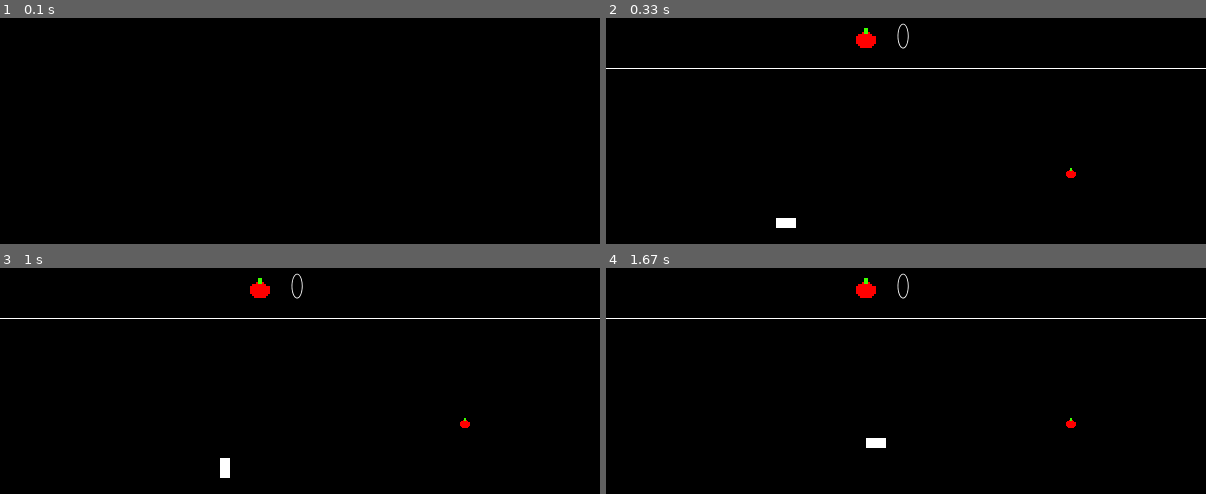
Above: before the commit, frames 1-4 (two rows, left to right).
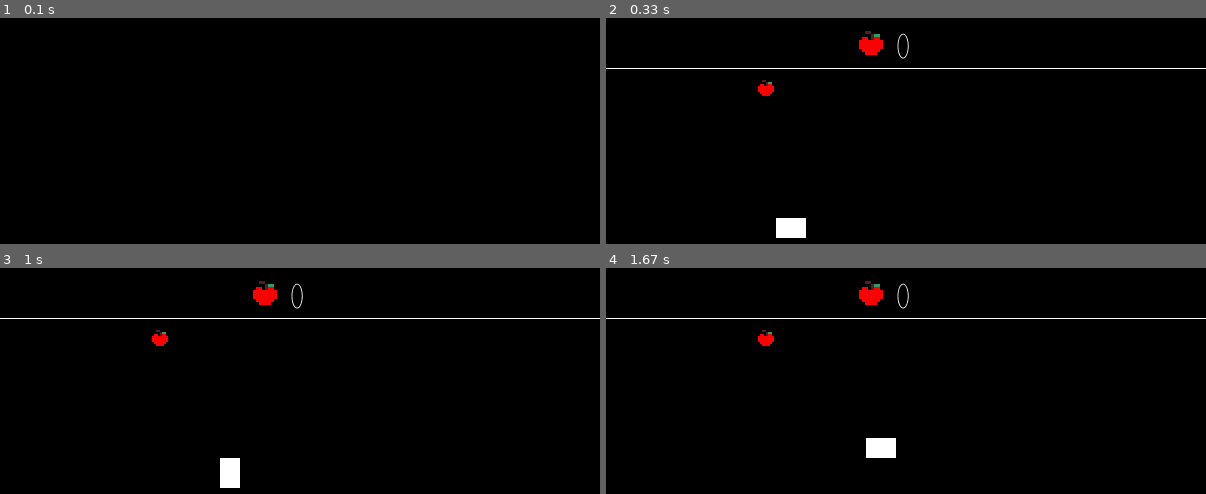
Above: after the commit, the same moments.

Repository: LUDUSLab/stem-games
Game: pygame game, started from gabi.breval/snake/snake.py
Same seed, same stepped clock (60 frames per second), same inputs: the game is played once before the commit and once after it.
Inputs:
- Up to frame 1 (0.1 s): no input
- Up to frame 2 (0.33 s): no input
- Up to frame 3 (1 s): hold Right 0.33-0.8 s; hold Up from 0.83 s (still down)
- Up to frame 4 (1.67 s): release Up at 1.13 s; hold Right 1.17-1.63 s

Frame 1 is identical in both runs. In frame 2, 0.9% of the frame differs, in the area x 25-79%, y 2-98%; in frame 3, 0.9%; in frame 4, 0.9%.

Commit message:
Adding exceptions

Diff:
--- a/gabi.breval/snake/snake.py
+++ b/gabi.breval/snake/snake.py
@@ -1,15 +1,15 @@
 import pygame
 import random
 from pygame.locals import *
+from tkinter.messagebox import showinfo
 
 WIDTH = 600
 HEIGHT = 600
-grid_size = 10
+grid_size = 20
 
 pygame.init()
 screen = pygame.display.set_mode((WIDTH, HEIGHT))  # width, height, we are matrices
 pygame.display.set_caption('Snake')
-
 
 # Colors
 light_grey = (200, 200, 200)
@@ -19,19 +19,19 @@
 GREEN = (0, 255, 0)
 RED = (255, 0, 0)
 
-
 # score text
 score_font = pygame.font.Font('C:/Users/55929/Documents/STEM/stem-games/gabi.breval/snake/assets/gabi.brevalFont.otf',
                               35)
 score_text = score_font.render(' 0', True, COLOR_WHITE, COLOR_BLACK)
 score_text_rect = score_text.get_rect()
-score_text_rect.center = (WIDTH / 2, 20)
+score_text_rect.center = (WIDTH / 2, 30)
 score = 0
 
 
 def on_grid_random():
     x = random.randint(0, 590)
     y = random.randint(55, 590)
+
     return x // 10 * 10, y // 10 * 10
 
 
@@ -55,18 +55,20 @@
 '''
 
 # Snake
-snake_head = pygame.image.load('C:/Users/55929/Documents/STEM/stem-games/gabi.breval/snake/assets/snake_head_gabi.breval.png')
-snake = [(200, 200), (210, 200), (220, 200)]  # every sequence is a tuple
+snake_head = pygame.image.load('C:/Users/55929/Documents/STEM/stem-games/gabi.breval/snake/assets/'
+                               'snake_head_gabi.breval.png')
+snake = [(200, 200), (220, 200), (240, 200)]  # every sequence is a tuple
 snake_skin = pygame.Surface((grid_size, grid_size))
 snake_skin.fill((255, 255, 255))  # color
 
 # Apple
 apple_1_score = pygame.image.load('C:/Users/55929/Documents/STEM/stem-games/gabi.breval/snake/assets/'
                                   'gabi.breval.maca.png')
-apple_1_score = pygame.transform.scale(apple_1_score, [20, 20])
+apple_1_score = pygame.transform.scale(apple_1_score, [30, 30])
 apple_1_score_y = 10
 apple_food = pygame.image.load('C:/Users/55929/Documents/STEM/stem-games/gabi.breval/snake/assets/'
-                                  'gabi.breval.maca.png')
+                               'gabi.breval.maca.png')
+apple_food = pygame.transform.scale(apple_food, [20, 20])
 apple_food_pos = on_grid_random()
 '''
 apple = pygame.Surface((grid_size, grid_size))
@@ -105,7 +107,7 @@
     if my_direction == LEFT:  # shakes the snake´s head
         snake[0] = (snake[0][0] - 10, snake[0][1])
 
-    if collision(snake[0], apple_food_pos):
+    if collision(snake[0], apple_food_pos):  # two tuples (first matrices´s line and apple food tuple)
         apple_food_pos = on_grid_random()  # when there´s a collision the apple changes its position
         score += 1
         snake.append((0, 0))  # the snake grows, that´s why we add another tuple on it
@@ -118,7 +120,7 @@
     screen.fill((0, 0, 0))  # cleaning the screen
     screen.blit(apple_food, apple_food_pos)
     screen.blit(score_text, score_text_rect)
-    screen.blit(apple_1_score, ((WIDTH / 2)-50, apple_1_score_y))
+    screen.blit(apple_1_score, ((WIDTH / 2) - 50, apple_1_score_y))
     pygame.draw.line(screen, COLOR_WHITE, [0, 50], [600, 50], 1)
 
     '''
Binary file changed: gabi.breval/snake/assets/gabi.breval.maca.png
Not shown, added: gabi.breval/snake/assets/gabi.breal.munch-sound.mp3
